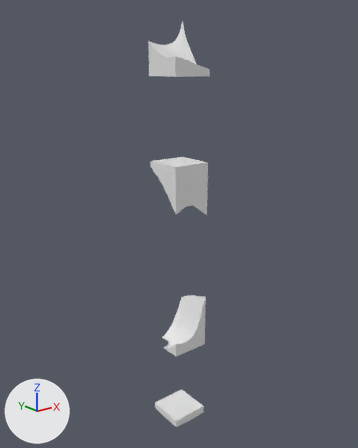
One commit to the glTF model assets/terrain/surface_pieces/surf_36_9.glb: the scene before it, then after it.
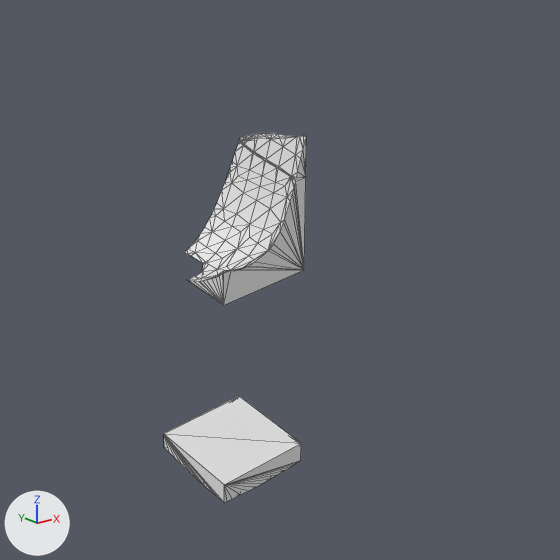
Each version is shown whole from a 50 mm camera at (34.9, 15.5, -14.2) aimed at (72.8, 62.9, -33.1), then close up on the part from 27% to 83% of the width and 55% to 100% of the height. Every picture has the same lights, and +X, +Y and +Z are marked at lower left. The last two pictures show the newer version. The close-ups show mesh edges as thin lines. Where no turn or scale is listed for an object, it has been applied to the vertices.

In view in the first close-up: 'layer_11', 'layer_7', 'layer_8'.
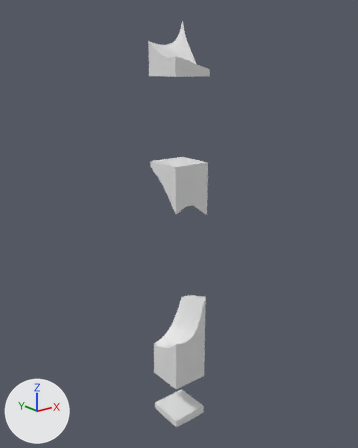
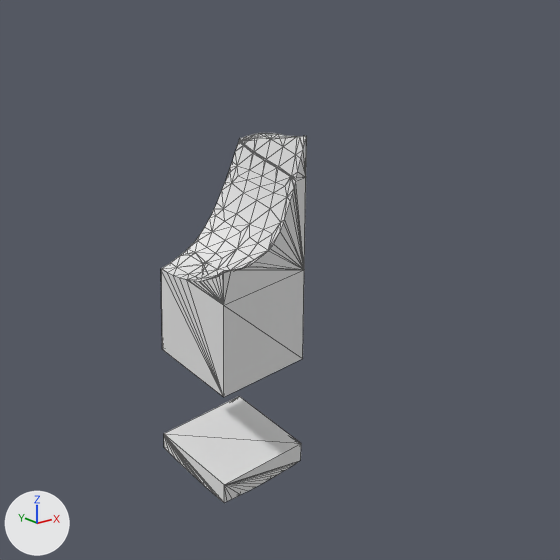
The change, as a diff of the scene's bpy script:
```diff
--- a/assets/terrain/surface_pieces/surf_36_9.glb.py
+++ b/assets/terrain/surface_pieces/surf_36_9.glb.py
@@ me_layer_9 @@
+me_layer_9.from_pydata(...)  # 25 vertices, 46 faces; spans x 70.0..75.0, y 60.0..65.0, z -55.0..-50.0
@@ ob_layer_9 @@
+ob_layer_9 = bpy.data.objects.new('layer_9', me_layer_9)
+ob_layer_9.location = (0.0, 0.0, 0.0)
```

Pixel boxes (x1, y1, x2, y2) of what changed, in the close-ups (560 x 560 px):
'layer_9', added
    after: (161, 252, 304, 397)
